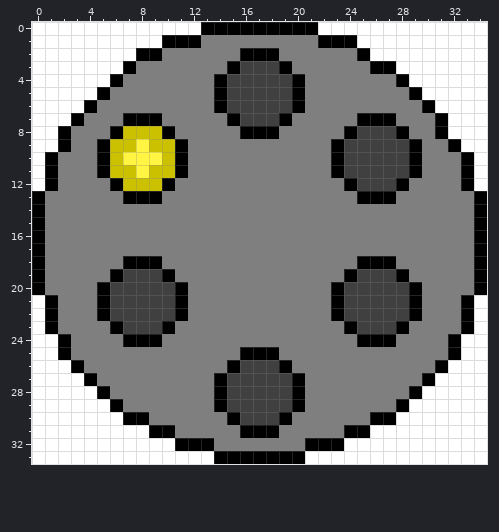
Two states of a pixel-art sprite, src/images/sprites/wildWest/AmmoOne.png. The picture above is the old version.
The file is 35x34 pixels.
After:
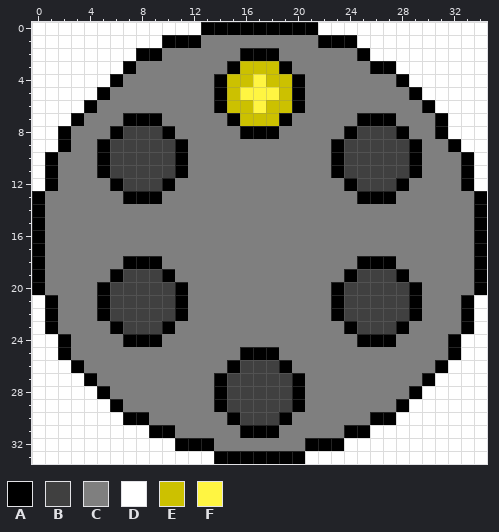
Palette (. is transparent): A #000000  B #404040  C #7f7f7f  D #ffffff  E #ccc100  F #fff542
Difference:
Colour E gives way to colour B in row 8 at x 7 to 9; in row 9 at x 6 to 7 and 9 to 10; in row 10 at x 6 and 10; in row 11 at x 6 to 7 and 9 to 10; in row 12 at x 7 to 9.
Colour F gives way to colour B in row 9 at x 8; in row 10 at x 7 to 9; in row 11 at x 8.
Colour B gives way to colour E in row 3 at x 16 to 18; in row 4 at x 15 to 16 and 18 to 19; in row 5 at x 15 and 19; in row 6 at x 15 to 16 and 18 to 19; in row 7 at x 16 to 18.
Colour B gives way to colour F in row 4 at x 17; in row 5 at x 16 to 18; in row 6 at x 17.
